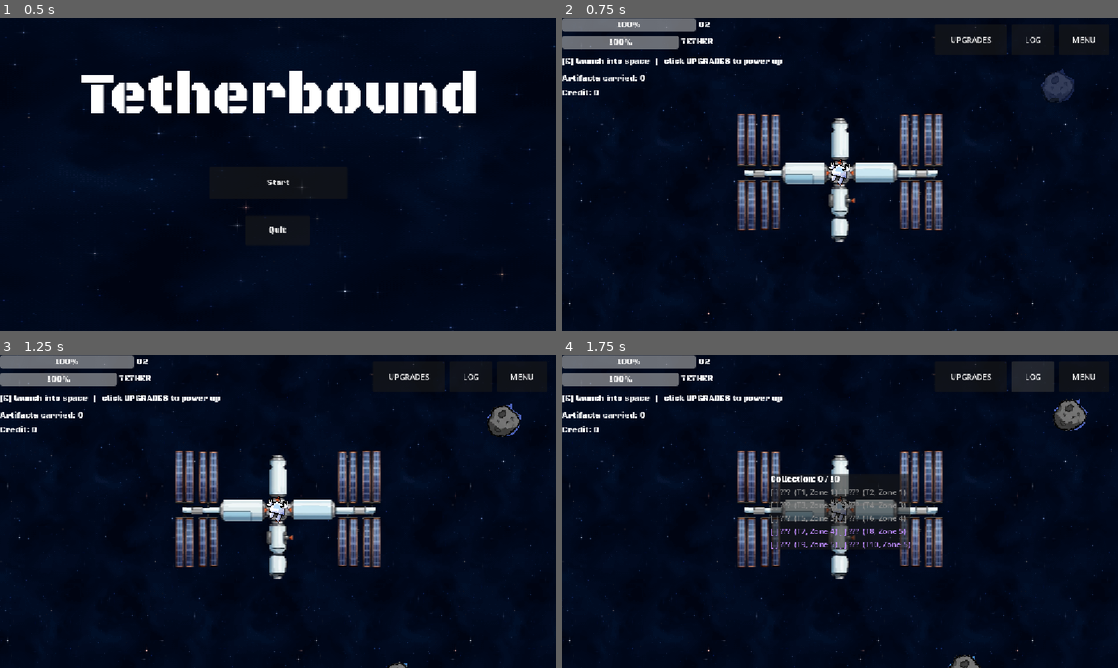
Above: before the commit, frames 1-4 (two rows, left to right).
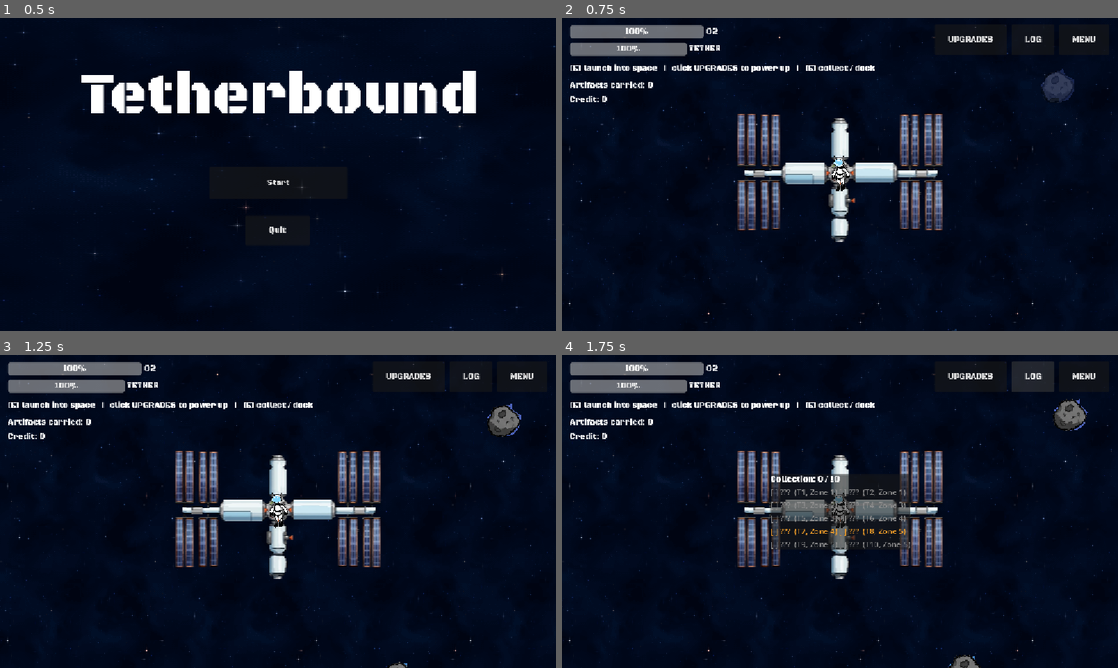
Above: after the commit, the same moments.

Repository: sirakit/Godot_Game_Jam_Project
Game: Godot game, scene res://Scenes/main_menu.tscn
The game is run twice, just before and just after one commit, with the same random seed, the same clock (stepped at 60 frames per second) and the same inputs.
Inputs:
- Up to frame 1 (0.5 s): no input
- Up to frame 2 (0.75 s): click "Start" at 0.5 s
- Up to frame 3 (1.25 s): no input
- Up to frame 4 (1.75 s): click "LOG" at 1.25 s

Frame 1 is identical in both runs. In frame 2, 4.3% of the frame differs, in the area x 0-96%, y 0-56%; in frame 3, 4.3%; in frame 4, 4.6%, in the area x 0-96%, y 0-62%.

Commit message:
Ver 0.3.6 - 0.4.0
Added SFX and BGM, Fixed collection log bug, Added animation of player, Fixed recall system

Diff:
--- a/Scenes/player.tscn
+++ b/Scenes/player.tscn
@@ -1,15 +1,81 @@
 [gd_scene format=3 uid="uid://bhb1vey30wsvl"]
 
 [ext_resource type="Script" uid="uid://bi3q6m2q34q4t" path="res://Scripts/player.gd" id="1_cvnsp"]
-[ext_resource type="Texture2D" uid="uid://k32ladqicsvf" path="res://Assets/sprites/player/Player_sprite.png" id="2_cvnsp"]
+[ext_resource type="Texture2D" uid="uid://b4mo6iu843bos" path="res://Assets/sprites/player/animation/idle_frame_01.png" id="2_f1ek2"]
+[ext_resource type="Texture2D" uid="uid://cm6cn48oob6im" path="res://Assets/sprites/player/animation/chisel_frame_01.png" id="2_fd4e3"]
+[ext_resource type="Texture2D" uid="uid://bluiajdp12qja" path="res://Assets/sprites/player/animation/Floating-forward-frame-1.png" id="2_pu2lt"]
+[ext_resource type="Texture2D" uid="uid://bnd75gmebyfv6" path="res://Assets/sprites/player/animation/chisel_frame_02.png" id="3_qqcod"]
+[ext_resource type="Texture2D" uid="uid://gis4pqnafodh" path="res://Assets/sprites/player/animation/idle_frame_02.png" id="3_tx1dd"]
+[ext_resource type="Texture2D" uid="uid://dpmjribc15bq6" path="res://Assets/sprites/player/animation/Floating-forward-frame-2.png" id="3_ukyrk"]
 [ext_resource type="Texture2D" uid="uid://dhg732mbax7i1" path="res://Assets/sprites/tools/chisel.png" id="3_vgqql"]
+[ext_resource type="Texture2D" uid="uid://bpryr2sa173qu" path="res://Assets/sprites/player/animation/Floating-forward-frame-3.png" id="4_7dp3o"]
 [ext_resource type="Texture2D" uid="uid://b523gxsmory57" path="res://Assets/sprites/tools/hammer.png" id="4_fkybt"]
+[ext_resource type="Texture2D" uid="uid://yf0jnxow4twi" path="res://Assets/sprites/player/animation/idle_frame_03.png" id="4_gymyn"]
+[ext_resource type="Texture2D" uid="uid://cc852hq6pser5" path="res://Assets/sprites/player/animation/chisel_frame_03.png" id="4_igrcy"]
+[ext_resource type="Texture2D" uid="uid://baxewob6uj625" path="res://Assets/sprites/player/animation/idle_frame_04.png" id="5_pu2lt"]
+[ext_resource type="Texture2D" uid="uid://cocp8ndgke3l7" path="res://Assets/sprites/player/animation/idle_frame_05.png" id="6_ukyrk"]
+[ext_resource type="Texture2D" uid="uid://bdye1xwjsctnb" path="res://Assets/sprites/player/animation/idle_frame_06.png" id="7_7dp3o"]
+[ext_resource type="AudioStream" uid="uid://dvsl0bvnu7rll" path="res://Assets/audio/sfx/hammering_rock.mp3" id="13_ukyrk"]
 
-[sub_resource type="CircleShape2D" id="CircleShape2D_qc24j"]
-radius = 28.846128
+[sub_resource type="SpriteFrames" id="SpriteFrames_xepy2"]
+animations = [{
+"frames": [{
+"duration": 1.0,
+"texture": ExtResource("2_fd4e3")
+}, {
+"duration": 1.0,
+"texture": ExtResource("3_qqcod")
+}, {
+"duration": 1.0,
+"texture": ExtResource("4_igrcy")
+}],
+"loop": 1,
+"name": &"Chisel",
+"speed": 6.0
+}, {
+"frames": [{
+"duration": 1.0,
+"texture": ExtResource("2_pu2lt")
+}, {
+"duration": 1.0,
+"texture": ExtResource("3_ukyrk")
+}, {
+"duration": 1.0,
+"texture": ExtResource("4_7dp3o")
+}],
+"loop": 2,
+"name": &"Floating",
+"speed": 3.0
+}, {
+"frames": [{
+"duration": 1.0,
+"texture": ExtResource("2_f1ek2")
+}, {
+"duration": 1.0,
+"texture": ExtResource("3_tx1dd")
+}, {
+"duration": 1.0,
+"texture": ExtResource("4_gymyn")
+}, {
+"duration": 1.0,
+"texture": ExtResource("5_pu2lt")
+}, {
+"duration": 1.0,
+"texture": ExtResource("6_ukyrk")
+}, {
+"duration": 1.0,
+"texture": ExtResource("7_7dp3o")
+}],
+"loop": 1,
+"name": &"Idle",
+"speed": 6.0
+}]
 
-[sub_resource type="CircleShape2D" id="CircleShape2D_xepy2"]
-radius = 33.01515
+[sub_resource type="RectangleShape2D" id="RectangleShape2D_fd4e3"]
+size = Vector2(39.423042, 75)
+
+[sub_resource type="RectangleShape2D" id="RectangleShape2D_h4iuc"]
+size = Vector2(41, 75)
 
 [node name="Player" type="CharacterBody2D" unique_id=1705927466]
 collision_layer = 3
@@ -18,19 +84,18 @@
 hammer_strike_deg = -54.0
 hammer_lift_deg = -32.0
 
-[node name="Player_Sprite2D" type="Sprite2D" parent="." unique_id=872887285]
-scale = Vector2(0.059469692, 0.06851852)
-texture = ExtResource("2_cvnsp")
-
-[node name="Polygon2D" type="Polygon2D" parent="." unique_id=278239972]
-visible = false
-color = Color(4.3485055, 4.3981676, 4.4849997, 1)
-polygon = PackedVector2Array(-20, 35, -19, -25, -12, -35, 0, -37, 13, -37, 20, -32, 22, -23, 21, 32, 10, 37, -7, 37)
+[node name="Player_Sprite2D" type="AnimatedSprite2D" parent="." unique_id=926439177]
+position = Vector2(-4, -1)
+scale = Vector2(0.3377571, 0.28042245)
+sprite_frames = SubResource("SpriteFrames_xepy2")
+animation = &"Chisel"
+autoplay = "Idle"
+frame_progress = 0.9745583
 
 [node name="CollisionShape2D" type="CollisionShape2D" parent="." unique_id=1906200216]
-position = Vector2(-1, -5)
+position = Vector2(1.4999998, -1.5)
 scale = Vector2(1.0400009, 1)
-shape = SubResource("CircleShape2D_qc24j")
+shape = SubResource("RectangleShape2D_fd4e3")
 
 [node name="Camera2D" type="Camera2D" parent="." unique_id=1167664602]
 
@@ -38,22 +103,34 @@
 position = Vector2(-1, -5)
 
 [node name="CollisionShape2D" type="CollisionShape2D" parent="DetectArea" unique_id=1631598829]
-shape = SubResource("CircleShape2D_xepy2")
+visible = false
+position = Vector2(2.5, 3.5)
+shape = SubResource("RectangleShape2D_h4iuc")
 
 [node name="Tools_Node2D" type="Node2D" parent="." unique_id=2052607886]
+visible = false
 
 [node name="Chisel_Sprite2D" type="Sprite2D" parent="Tools_Node2D" unique_id=722330875]
-position = Vector2(-24, -6.0000005)
+visible = false
+position = Vector2(-20.450565, 16.038055)
 rotation = -2.5651128
-scale = Vector2(0.080317646, 0.07972531)
+scale = Vector2(0.05883968, 0.062580146)
 texture = ExtResource("3_vgqql")
 
 [node name="HammerPivot_Node2D" type="Node2D" parent="Tools_Node2D" unique_id=1407397289]
+visible = false
 position = Vector2(15, -12)
 
 [node name="Hammer_Sprite2D" type="Sprite2D" parent="Tools_Node2D/HammerPivot_Node2D" unique_id=1842906985]
-position = Vector2(-1.0000002, 1)
+visible = false
+position = Vector2(-0.4681549, 12.737839)
 rotation = -0.010060906
-scale = Vector2(0.09029286, 0.08481083)
+scale = Vector2(0.07020447, 0.0668435)
 texture = ExtResource("4_fkybt")
 offset = Vector2(24.729218, -202.6696)
+
+[node name="sfx_hammering" type="AudioStreamPlayer2D" parent="." unique_id=1403832488]
+stream = ExtResource("13_ukyrk")
+volume_db = 1.552
+pitch_scale = 2.16
+max_distance = 4096.0
--- a/Scenes/space.tscn
+++ b/Scenes/space.tscn
@@ -29,6 +29,7 @@
 position = Vector2(571, 531)
 
 [node name="RopeLine" type="Line2D" parent="." unique_id=1556158889]
+width = 5.0
 
 [node name="Player" parent="." unique_id=1705927466 instance=ExtResource("1_0ll74")]
 position = Vector2(570, 534)
@@ -91,8 +92,10 @@
 
 [node name="OxygenBar" type="ProgressBar" parent="CanvasLayer2/UI" unique_id=71382715]
 layout_mode = 1
-offset_right = 278.0
-offset_bottom = 27.0
+offset_left = 16.0
+offset_top = 14.0
+offset_right = 294.0
+offset_bottom = 41.0
 theme_override_fonts/font = ExtResource("11_0b4c6")
 
 [node name="TetherBar" type="ProgressBar" parent="CanvasLayer2/UI" unique_id=1037017662]
@@ -100,52 +103,55 @@
 anchors_preset = -1
 anchor_top = 0.5
 anchor_bottom = 0.5
-offset_top = -288.0
-offset_right = 243.0
-offset_bottom = -261.0
+offset_left = 16.0
+offset_top = -274.0
+offset_right = 259.0
+offset_bottom = -247.0
 grow_vertical = 2
 theme_override_fonts/font = ExtResource("11_0b4c6")
 
 [node name="PointsLabel" type="Label" parent="CanvasLayer2/UI" unique_id=474903319]
 layout_mode = 0
-offset_top = 144.0
-offset_right = 40.0
-offset_bottom = 167.0
+offset_left = 16.0
+offset_top = 158.0
+offset_right = 77.0
+offset_bottom = 181.0
 theme_override_fonts/font = ExtResource("11_0b4c6")
 text = "Credit:"
 
 [node name="ArtifactsLabel" type="Label" parent="CanvasLayer2/UI" unique_id=1775528617]
 layout_mode = 0
-offset_top = 114.0
-offset_right = 40.0
-offset_bottom = 137.0
+offset_left = 16.0
+offset_top = 128.0
+offset_right = 172.0
+offset_bottom = 151.0
 theme_override_fonts/font = ExtResource("11_0b4c6")
 text = "Artifacts carried:"
 
 [node name="HintLabel" type="Label" parent="CanvasLayer2/UI" unique_id=946433765]
 layout_mode = 0
-offset_left = -1.0
-offset_top = 79.0
-offset_right = 521.0
-offset_bottom = 102.0
+offset_left = 15.0
+offset_top = 93.0
+offset_right = 964.0
+offset_bottom = 116.0
 theme_override_fonts/font = ExtResource("11_0b4c6")
 text = "[SPACE] hold to chisel (watch the HEAT)   [E] collect artifact   fly back to ship + [E] to hand in   [C] collection log"
 
 [node name="O2" type="Label" parent="CanvasLayer2/UI" unique_id=1986622478]
 layout_mode = 0
-offset_left = 283.0
-offset_top = 3.0
-offset_right = 323.0
-offset_bottom = 26.0
+offset_left = 299.0
+offset_top = 17.0
+offset_right = 339.0
+offset_bottom = 40.0
 theme_override_fonts/font = ExtResource("11_0b4c6")
 text = "O2"
 
 [node name="TETHER" type="Label" parent="CanvasLayer2/UI" unique_id=825865298]
 layout_mode = 0
-offset_left = 247.0
-offset_top = 38.0
-offset_right = 287.0
-offset_bottom = 61.0
+offset_left = 263.0
+offset_top = 52.0
+offset_right = 329.0
+offset_bottom = 75.0
 theme_override_fonts/font = ExtResource("11_0b4c6")
 text = "TETHER"
 
--- a/Scripts/UI.gd
+++ b/Scripts/UI.gd
@@ -75,9 +75,15 @@
 	row.offset_right = -16.0
 	row.offset_top = 12.0
 	_btn_upgrades = _make_button("UPGRADES", _open_upgrades, Vector2(150, 64))
+	_btn_upgrades.add_theme_font_override("font", load("res://Assets/fonts/Black_Ops_One/BlackOpsOne-Regular.ttf"))
 	row.add_child(_btn_upgrades)
-	row.add_child(_make_button("LOG", _toggle_log, Vector2(88, 64)))
-	row.add_child(_make_button("MENU", _open_menu, Vector2(104, 64)))
+	var _btn_log = _make_button("LOG", _toggle_log, Vector2(88, 64))
+	_btn_log.add_theme_font_override("font", load("res://Assets/fonts/Black_Ops_One/BlackOpsOne-Regular.ttf"))
+	row.add_child(_btn_log)
+	var _btn_menu = _make_button("MENU", _open_menu, Vector2(104, 64))
+	_btn_menu.add_theme_font_override("font", load("res://Assets/fonts/Black_Ops_One/BlackOpsOne-Regular.ttf"))
+	row.add_child(_btn_menu)
+
 
 func _build_upgrade_panel() -> void:
 	mouse_filter = Control.MOUSE_FILTER_IGNORE
@@ -116,10 +122,15 @@
 	title.add_theme_font_override("font", load("res://Assets/fonts/Black_Ops_One/BlackOpsOne-Regular.ttf"))
 	box.add_child(title)
 	box.add_theme_font_override("font", load("res://Assets/fonts/Black_Ops_One/BlackOpsOne-Regular.ttf"))
-	box.add_child(_make_button("Resume", _close_menu, Vector2(300, 64)))
+	var _resume_btn = _make_button("Resume", _close_menu, Vector2(300, 64))
+	_resume_btn.add_theme_font_override("font", load("res://Assets/fonts/Black_Ops_One/BlackOpsOne-Regular.ttf"))
+	box.add_child(_resume_btn)
 	_restart_btn = _make_button("Restart run", _on_restart_pressed, Vector2(300, 64))
+	_restart_btn.add_theme_font_override("font", load("res://Assets/fonts/Black_Ops_One/BlackOpsOne-Regular.ttf"))
 	box.add_child(_restart_btn)
-	box.add_child(_make_button("Main menu", _on_main_menu_pressed, Vector2(300, 64)))
+	var _main_menu_btn =_make_button("Main menu", _on_main_menu_pressed, Vector2(300, 64))
+	_main_menu_btn.add_theme_font_override("font", load("res://Assets/fonts/Black_Ops_One/BlackOpsOne-Regular.ttf"))
+	box.add_child(_main_menu_btn)
 
 func _build_toast() -> void:
 	_toast = Label.new()
@@ -156,7 +167,7 @@
 		log_panel.visible = not log_panel.visible
 
 func _open_menu() -> void:
-	add_theme_font_override("font", load("res://Assets/fonts/Black_Ops_One/BlackOpsOne-Regular.ttf"))
+	_restart_btn.add_theme_font_override("font", load("res://Assets/fonts/Black_Ops_One/BlackOpsOne-Regular.ttf"))
 	_restart_armed = false
 	_restart_btn.text = "Restart run"
 	_menu_root.visible = true
@@ -193,8 +204,8 @@
 	var log_open: bool = log_panel != null and log_panel.visible
 	Game.ui_modal_open = _upgrade_panel.visible or _menu_root.visible or log_open
 
-	if Game.restart_progress > 0.0:
-		hint_label.text = "Restarting... %d%%   (release R to cancel)" % int(Game.restart_progress * 100.0)
+	if Game.recall_progress > 0.0:
+		hint_label.text = "Recalling... %d%%   (release F to cancel)" % int(Game.recall_progress * 100.0)
 		return
 	hint_label.text = _hint_text()
 
@@ -210,11 +221,11 @@
 			return t
 		return "Tap LAUNCH to go out   |   UPGRADES to power up   |   LOG for your collection"
 	if Game.is_outside:
-		var t2 := "[SPACE] hold to chisel (watch the HEAT)   [E] collect / dock"
+		var t2 := "[SPACE] hold to chisel (watch the HEAT)"
 		if far:
-			t2 += "   [F] hold: recall to ship (-%d%% of carried value)" % fee
+			t2 += "   |   [F] hold: recall "
 		return t2
-	return "[E] launch into space   |   click UPGRADES to power up"
+	return "[E] launch into space   |   click UPGRADES to power up   |   [E] collect / dock"
 
 # ---------- สัญญาณ ----------
 func _on_oxygen_changed(value, max_value) -> void:
--- a/Scripts/artifact_db.gd
+++ b/Scripts/artifact_db.gd
@@ -1,18 +1,32 @@
 class_name ArtifactDB
 extends RefCounted
 
-const COMMON_NAMES := ["Basalt Shard", "Iron Nodule", "Quartz Cluster", "Carbon Chondrite", "Nickel Vein", "Silica Geode"]
-const RARE_NAMES := ["Sapphire Core", "Voidglass Crystal", "Star Iron Ingot", "Ancient Alloy Relic"]
-const SPRITE_DIR := "res://Assets/sprites/artifacts/"
+const COMMON_NAMES := ["Basalt Shard", "Iron Nodule"]
+const RARE_NAMES := [ "Carbon Chondrite", "Quartz Cluster"]
+const EPIC_NAMES := ["Silica, Geode", "Nickel Vein"]
+const LEGENDARY_NAMES := ["Sapphire Core", "Voidglass Crystal"]
+const ANCIENT_NAMES := ["Star Iron Ingot", "Ancient Alloy Relic"]
+const SPRITE_DIR := ""
 
 static func all_names() -> Array:
-	return COMMON_NAMES + RARE_NAMES
+	return COMMON_NAMES + RARE_NAMES + EPIC_NAMES + LEGENDARY_NAMES + ANCIENT_NAMES
 
 static func is_valid(artifact_name: String) -> bool:
-	return artifact_name in COMMON_NAMES or artifact_name in RARE_NAMES
+	return artifact_name in COMMON_NAMES or artifact_name in RARE_NAMES or artifact_name in EPIC_NAMES or artifact_name in LEGENDARY_NAMES or artifact_name in ANCIENT_NAMES
+
 
 static func is_rare(artifact_name: String) -> bool:
 	return artifact_name in RARE_NAMES
+
+static func is_epic(artifact_name: String) -> bool:
+	return artifact_name in EPIC_NAMES
+
+static func is_legendary(artifact_name: String) -> bool:
+	return artifact_name in LEGENDARY_NAMES
+
+static func is_ancient(artifact_name: String) -> bool:
+	return artifact_name in ANCIENT_NAMES
+
 
 # กติกาชื่อไฟล์: ชื่อ artifact แปลงเป็น snake_case + ".png"
 # "Basalt Shard" -> Assets/sprites/artifacts/basalt_shard.png
--- a/Scripts/collection_log.gd
+++ b/Scripts/collection_log.gd
@@ -5,7 +5,10 @@
 
 const COLOR_FOUND := Color(0.55, 1.0, 0.65)
 const COLOR_HIDDEN := Color(0.55, 0.55, 0.55)
-const COLOR_RARE_HIDDEN := Color(0.75, 0.55, 1.0)
+const COLOR_RARE_HIDDEN := Color(0.237, 0.587, 0.79, 1.0)
+const COLOR_EPIC_HIDDEN := Color(0.846, 0.281, 0.754, 1.0)
+const COLOR_LEGENDARY_HIDDEN := Color(0.94, 0.615, 0.16, 1.0)
+const COLOR_ANCIENT_HIDDEN := Color(0.79, 0.024, 0.024, 1.0)
 
 var _rows: Dictionary = {}   # ชื่อ artifact -> Label
 
@@ -29,6 +32,10 @@
 	for entry_name in _rows.keys():
 		var lbl: Label = _rows[entry_name]
 		var rare: bool = ArtifactDB.is_rare(entry_name)
+		var epic: bool = ArtifactDB.is_epic(entry_name)
+		var legendary: bool = ArtifactDB.is_legendary(entry_name)
+		var ancient: bool = ArtifactDB.is_ancient(entry_name)
+
 		if Game.discovered_artifacts.has(entry_name):
 			lbl.text = "[x] " + entry_name
 			lbl.modulate = COLOR_FOUND
@@ -36,6 +43,9 @@
 			var tier := ArtifactDB.all_names().find(entry_name) + 1
 			lbl.text = "[ ] ???  (T%d, Zone %d)" % [tier, MeteoriteTiers.best_zone(tier) + 1]
 			lbl.modulate = COLOR_RARE_HIDDEN if rare else COLOR_HIDDEN
+			lbl.modulate = COLOR_EPIC_HIDDEN if epic else COLOR_HIDDEN
+			lbl.modulate = COLOR_LEGENDARY_HIDDEN if legendary else COLOR_HIDDEN
+
 	var found: int = Game.discovered_artifacts.size()
 	var total: int = ArtifactDB.all_names().size()
 	count_label.text = "Collection: %d / %d" % [found, total]
--- a/Scripts/meteorite.gd
+++ b/Scripts/meteorite.gd
@@ -28,6 +28,7 @@
 var artifact_collected: bool = false
 var artifact_health: float = 100.0
 
+var is_mining: bool = false
 var heat: float = 0.0
 var heat_max: float = 100.0
 var heat_gain_rate: float = 40.0
@@ -58,7 +59,6 @@
 	if tier <= 0:
 		tier = _auto_tier()
 	_apply_tier()
-	artifact_name = ArtifactDB.COMMON_NAMES.pick_random()
 
 	rock_integrity = rock_integrity_max
 	_home_position = position
@@ -147,6 +147,13 @@
 		)
 	visual.rotation += spin_speed * delta        # หมุนเฉพาะภาพ ป้ายกับบาร์ไม่หมุนตาม
 
+	if not is_mining and heat > 0.0:
+		heat = maxf(0.0, heat - heat_cool_rate * delta)
+		_update_bars()
+
+		if heat <= 0.0 and not artifact_revealed:
+				_set_bars_visible(false)
+
 	if _shake > 0.0:
 		_shake = max(0.0, _shake - delta * 8.0)
 		rock_shape.position = _rock_base_pos + Vector2(randf_range(-2, 2), randf_range(-2, 2)) * _shake
@@ -166,6 +173,7 @@
 	if artifact_collected:
 		return
 
+	is_mining = true
 	_shake = 1.0
 	_set_bars_visible(true)
 
@@ -191,6 +199,7 @@
 func cool_down(delta: float) -> void:
 	heat = max(0.0, heat - heat_cool_rate * delta)
 	_update_bars()
+
 	if heat <= 0.0 and not artifact_revealed:
 		_set_bars_visible(false)
 
--- a/Scripts/nav_hud.gd
+++ b/Scripts/nav_hud.gd
@@ -31,7 +31,7 @@
 	_toast.set_anchors_preset(Control.PRESET_CENTER_TOP)
 	_toast.offset_left = -300.0
 	_toast.offset_right = 300.0
-	_toast.offset_top = 96.0
+	_toast.offset_top = 150.0
 
 func _process(_delta: float) -> void:
 	if not Game.is_outside:
--- a/Scripts/player.gd
+++ b/Scripts/player.gd
@@ -1,4 +1,7 @@
 extends CharacterBody2D
+
+@onready var player_animation: AnimatedSprite2D = $Player_Sprite2D
+@onready var sfx_hammering: AudioStreamPlayer2D = $sfx_hammering
 
 @export var thrust_speed: float = 600.0
 @export var damping: float = 0.92
@@ -52,6 +55,7 @@
 
 	if docked:
 		if Input.is_action_just_pressed("interact"):
+			player_animation.play("Idle")
 			undock()
 		return
 
@@ -61,12 +65,20 @@
 	if being_retracted:
 		global_position = global_position.move_toward(ship_position, _retract_speed * delta)
 		velocity = Vector2.ZERO
+		player_animation.play("Idle")
 		if global_position.distance_to(ship_position) < 12.0:
 			_finish_dock()
 		return
 	var input_vec := Input.get_vector("move_left", "move_right", "move_up", "move_down")
 	if input_vec.length() > 0.0:
 		velocity += input_vec * (thrust_speed + Game.thrust_speed_bonus) * delta
+		player_animation.play("Floating")
+		if input_vec.x < 0:
+			player_animation.flip_h = false
+		elif input_vec.x > 0:
+			player_animation.flip_h = true
+	else:
+		player_animation.play("Idle")
 	velocity *= damping
 	move_and_slide()
 
@@ -91,7 +103,9 @@
 	_update_target()
 	# # สกัดหิน
 	if is_instance_valid(current_meteorite):
+
 		if Input.is_action_pressed("chisel"):
+			player_animation.play("Chisel")
 			current_meteorite.chisel(delta, Game.chisel_strength)
 		else:
 			current_meteorite.cool_down(delta)
@@ -100,6 +114,8 @@
 					_set_target(null)
 	else:
 		current_meteorite = null
+
+	_update_chisel_sfx(_was_chiseling)
 						  # กัน error เมื่ออุกกาบาตถูก queue_free
 	if _cam_shake > 0.0:
 		_cam_shake = maxf(0.0, _cam_shake - delta * 2.5)
@@ -112,11 +128,15 @@
 	docked = false
 	being_retracted = false
 	_dock_penalty = 0.0
+	_cam_shake = 0.0
 	Game.start_outside()
 
 func _finish_dock() -> void:
+	_update_chisel_sfx(false)
+
 	being_retracted = false
 	docked = true
+	_cam_shake = 0.0
 	_set_target(null)
 	global_position = ship_position
 	var penalty := _dock_penalty
@@ -124,6 +144,8 @@
 	Game.dock(penalty)
 
 func _start_retract(speed: float, penalty: float) -> void:
+	_update_chisel_sfx(false)
+
 	being_retracted = true
 	_retract_speed = speed
 	_dock_penalty = penalty
@@ -179,6 +201,7 @@
 		_set_target(nearest)
 
 func _set_target(meteor: Node2D) -> void:
+	_update_chisel_sfx(false)
 	if is_instance_valid(current_meteorite) and current_meteorite != meteor:
 		current_meteorite.set_targeted(false)
 	current_meteorite = meteor
@@ -193,6 +216,15 @@
 		and Input.is_action_pressed("chisel")
 	)
 	_update_hammer(delta, chiseling)
+
+func _update_chisel_sfx(should_play: bool) -> void:
+	if should_play:
+		if not sfx_hammering.playing:
+			sfx_hammering.play()
+	else:
+		if sfx_hammering.playing:
+			sfx_hammering.stop()
+
 
 func _update_hammer(delta: float, chiseling: bool) -> void:
 	if chiseling:
@@ -207,7 +239,9 @@
 				_hammer_down = not _hammer_down
 				hammer_pivot.rotation_degrees = \
 					hammer_strike_deg if _hammer_down else hammer_lift_deg
+
 	else:
 		hammer_pivot.rotation_degrees = hammer_rest_deg
 
+
 	_was_chiseling = chiseling
Not shown, added: Assets/audio/sfx/hammering.mp3.import
Not shown, added: Assets/audio/sfx/hammering_rock.mp3.import
Binary file added: Assets/sprites/player/animation/Floating-forward-frame-1.png
Not shown, added: Assets/sprites/player/animation/Floating-forward-frame-1.png.import
Binary file added: Assets/sprites/player/animation/Floating-forward-frame-2.png
Not shown, added: Assets/sprites/player/animation/Floating-forward-frame-2.png.import
Binary file added: Assets/sprites/player/animation/Floating-forward-frame-3.png
Not shown, added: Assets/sprites/player/animation/Floating-forward-frame-3.png.import
Binary file added: Assets/sprites/player/animation/chisel_frame_01.png
Not shown, added: Assets/sprites/player/animation/chisel_frame_01.png.import
Binary file added: Assets/sprites/player/animation/chisel_frame_02.png
Not shown, added: Assets/sprites/player/animation/chisel_frame_02.png.import
(and 16 more such lines)
